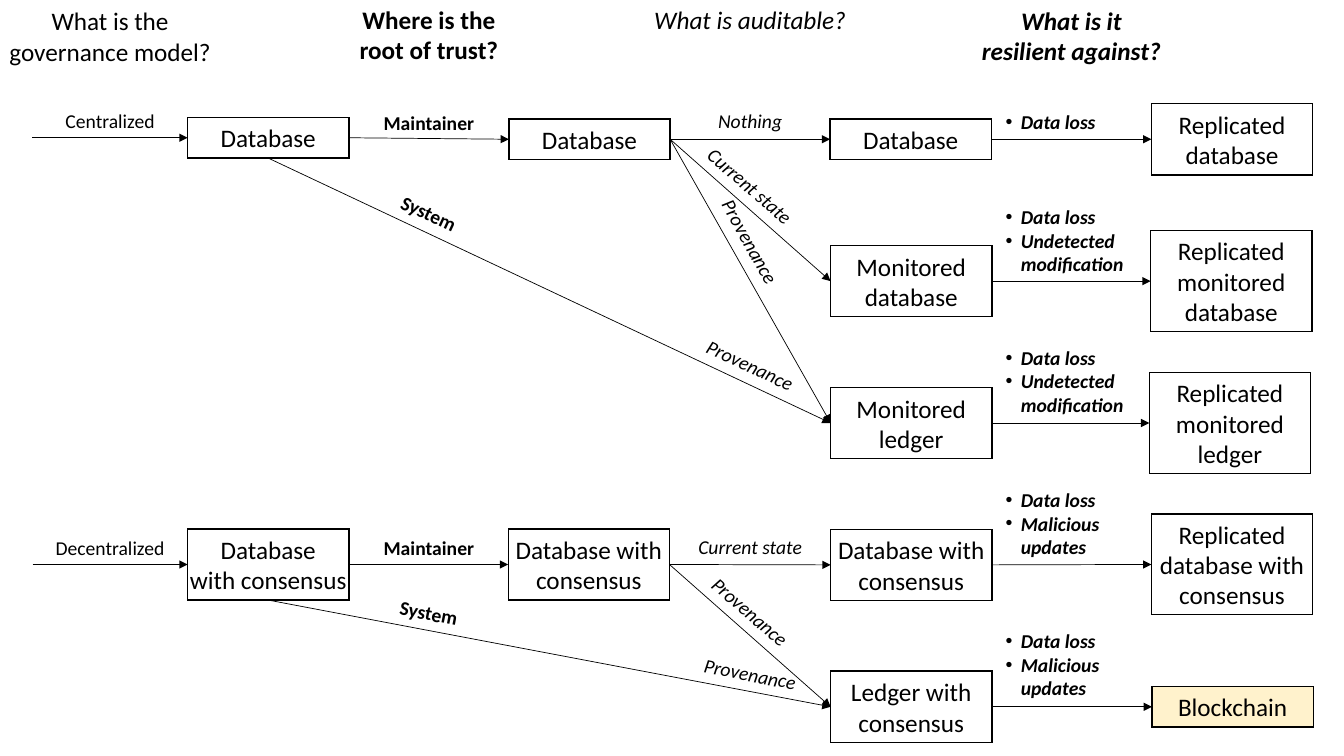
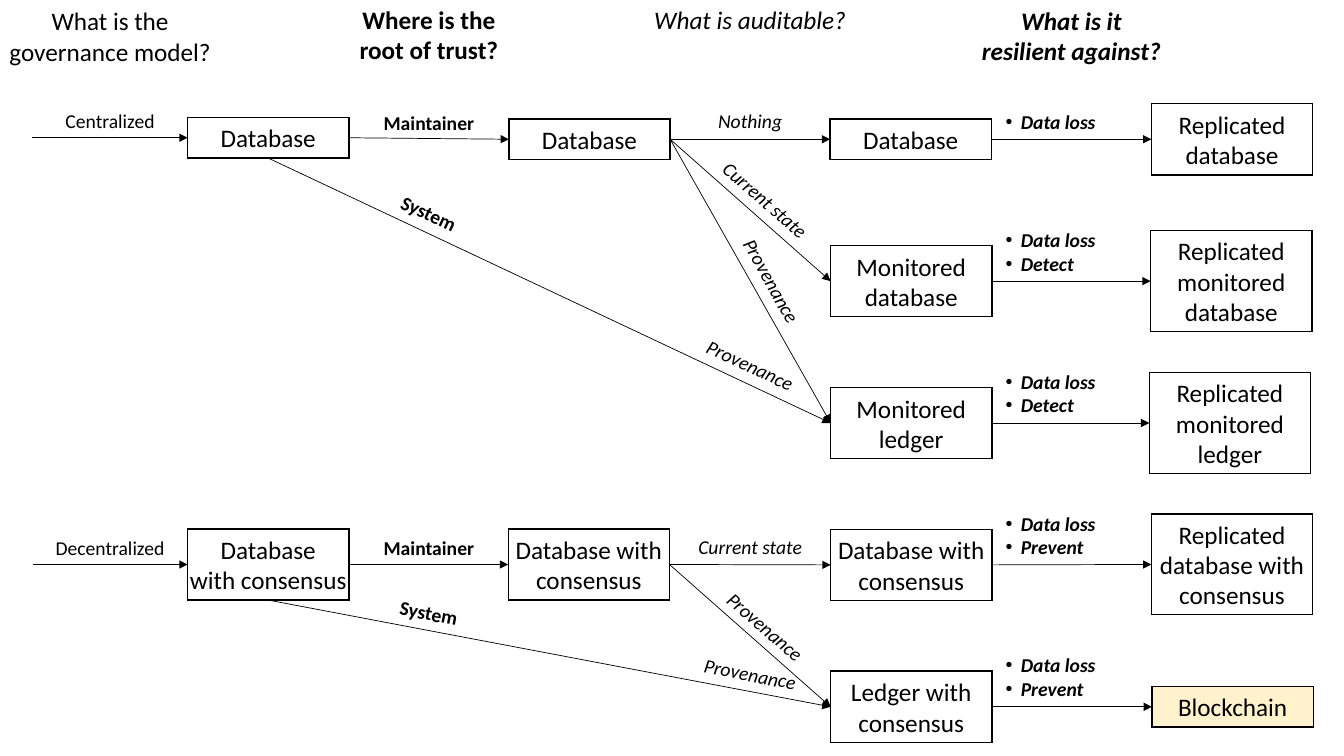
Before and after one commit to MadibaGroup/2017-Blockchain-SoK, a slide deck: slide 1 of paper/figures/BlockchainFlowchart.pptx. Drawn at 1344x756 pixels with LibreOffice and Linux fonts; fonts in the diff are those of the drawing. Boxes give left, top, right and bottom in pixels: in the first picture for what was removed or moved away, otherwise in the second. Text is boxed around its words. In the diff, an @@ line names an element or a change of style, - is before the commit and + after.

```diff
--- a/paper/figures/BlockchainFlowchart.pptx
+++ b/paper/figures/BlockchainFlowchart.pptx
@@ text "Current state": place and size @@
-text "Current state" at (692,132,809,241)
+text "Current state" at (707,145,825,254)
@@ text "Provenance": place and size @@
-text "Provenance" at (705,179,796,305)
+text "Provenance" at (726,218,817,345)
@@ text "Data loss": place and size @@
-text "Data loss" at (1021,210,1124,274)
+text "Data loss" at (1021,233,1096,271)
@@ text at (1021,258,1074,271): text changed @@
-• Undetected
-  modification
+• Detect
@@ text "Data loss": place and size @@
-text "Data loss" at (1021,351,1124,415)
+text "Data loss" at (1021,375,1096,412)
@@ text at (1021,399,1074,412): text changed @@
-• Undetected
-  modification
+• Detect
@@ text "Data loss": place and size @@
-text "Data loss" at (1021,493,1099,557)
+text "Data loss" at (1021,517,1096,554)
@@ text at (1021,541,1084,554): text changed @@
-• Malicious
-  updates
+• Prevent
@@ text "Provenance": place and size @@
-text "Provenance" at (692,558,809,666)
+text "Provenance" at (707,573,825,681)
@@ text "Data loss": place and size @@
-text "Data loss" at (1021,634,1099,698)
+text "Data loss" at (1021,658,1096,696)
@@ text at (1021,683,1084,696): text changed @@
-• Malicious
-  updates
+• Prevent
```
Also in this commit, not shown: 5 other files.
